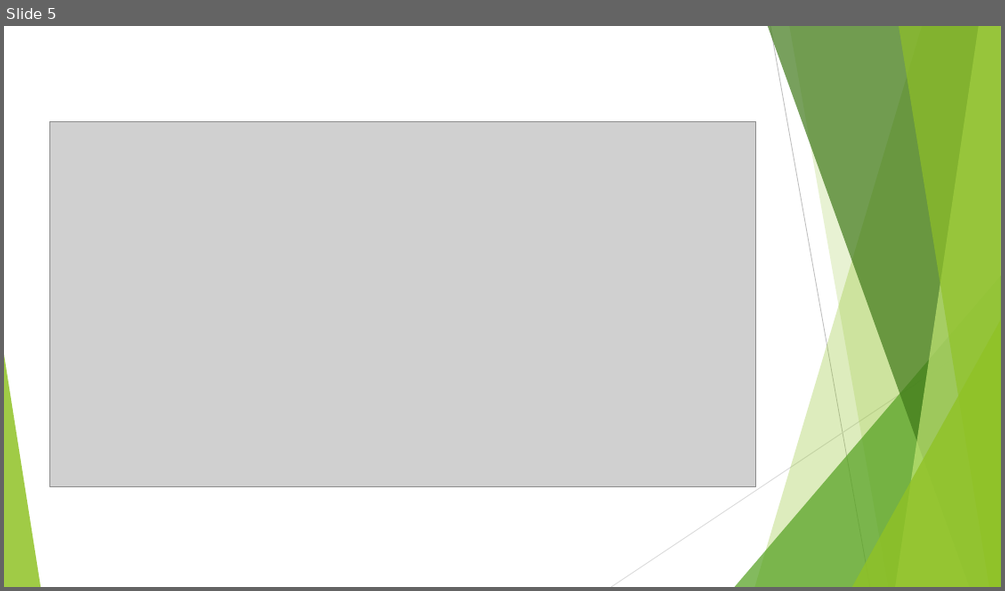
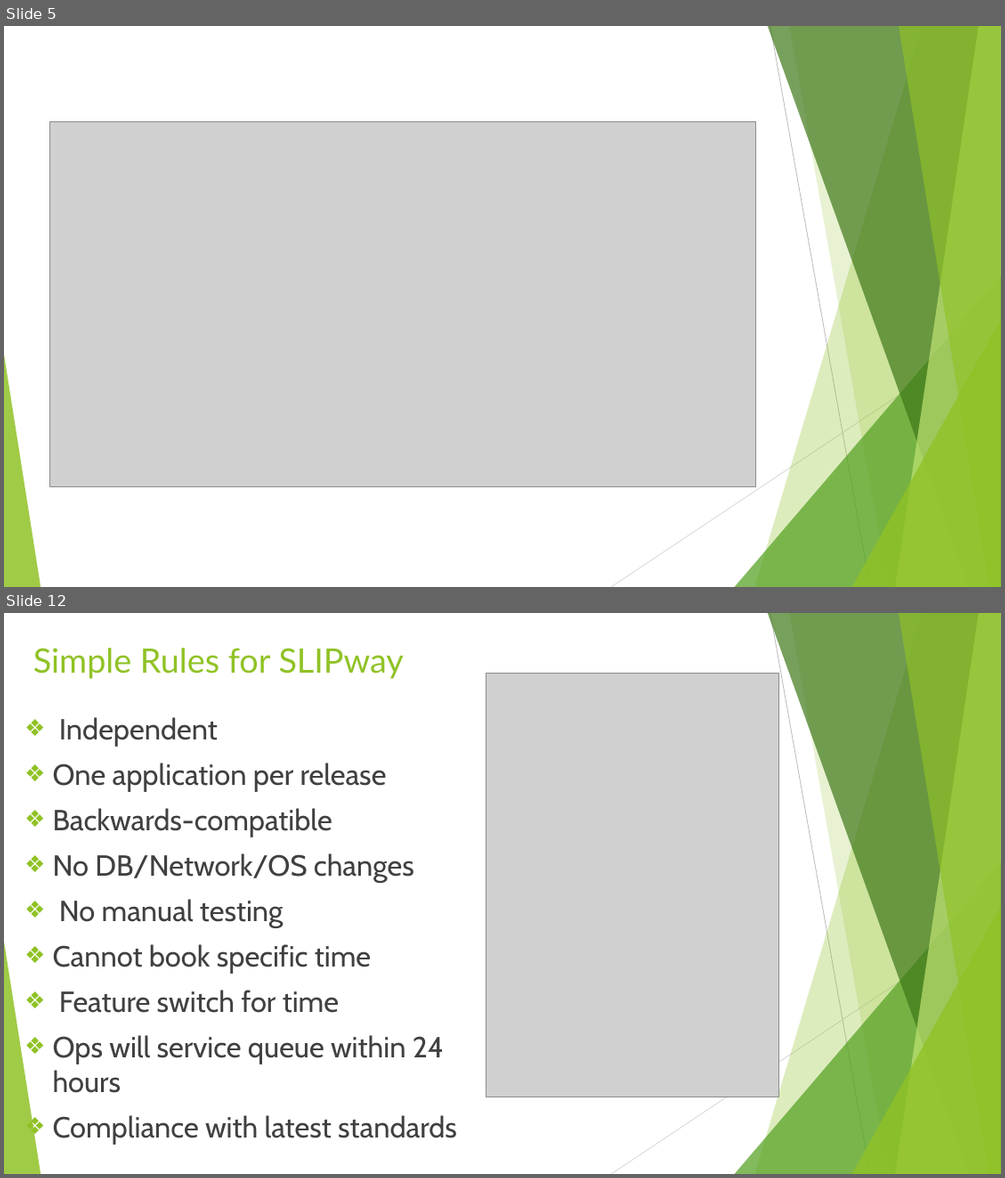
Before and after one commit to BMTechno/Advanced-Software-Engineering-LAB, a slide deck: ase ppt JOURNAL12.pptx. Shown one above the other, each under a label of ours: slide 5 before the commit, slides 5 and 12 after it; the slides between them are not shown. The pictures are 1005x591 and 1005x1178 pixels, drawn with LibreOffice and Linux fonts; fonts in the diff are those of the drawing; grey boxes stand for pictures. Boxes give left, top, right and bottom in pixels: in the first picture for what was removed or moved away, otherwise in the second. Text is boxed around its words. In the diff, an @@ line names an element or a change of style, - is before the commit and + after.

```diff
--- a/ase ppt JOURNAL12.pptx
+++ b/ase ppt JOURNAL12.pptx
@@ slide 12 added at (x1=4, y1=613, x2=1001, y2=1174), background #FFFFFF; not listed: 10 template elements that a slide beside it also shows @@
@@ title added at (x1=33, y1=648, x2=404, y2=679), 32.4 pt, text #90C226 @@
+Simple Rules for SLIPway
@@ picture added at (x1=485, y1=673, x2=778, y2=1097) @@
@@ text added at (x1=53, y1=717, x2=457, y2=1144), 28 pt, text #404040 @@
+❖ Independent
+❖ One application per release
+❖ Backwards-compatible
+❖ No DB/Network/OS changes
+❖ No manual testing
+❖ Cannot book specific time
+❖ Feature switch for time
+❖ Ops will service queue within 24 hours
+❖ Compliance with latest standards
```
Also in this commit, not shown: 4 slides changed, 11 other slides added, 1 slide removed.
